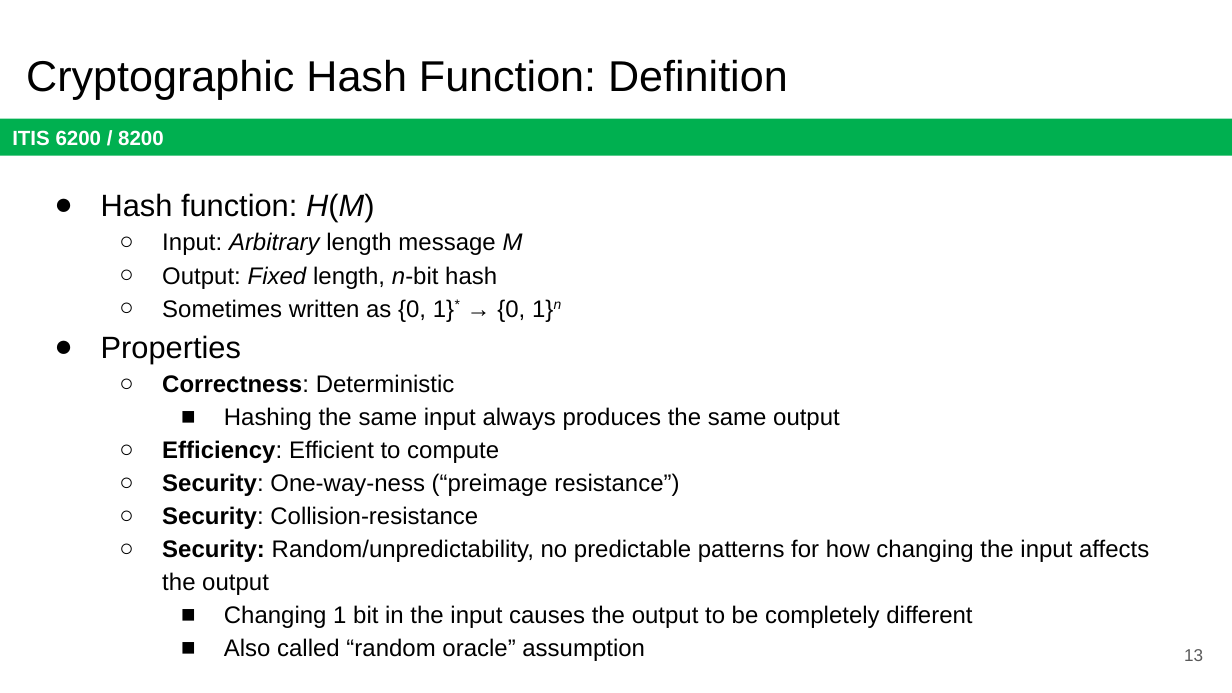
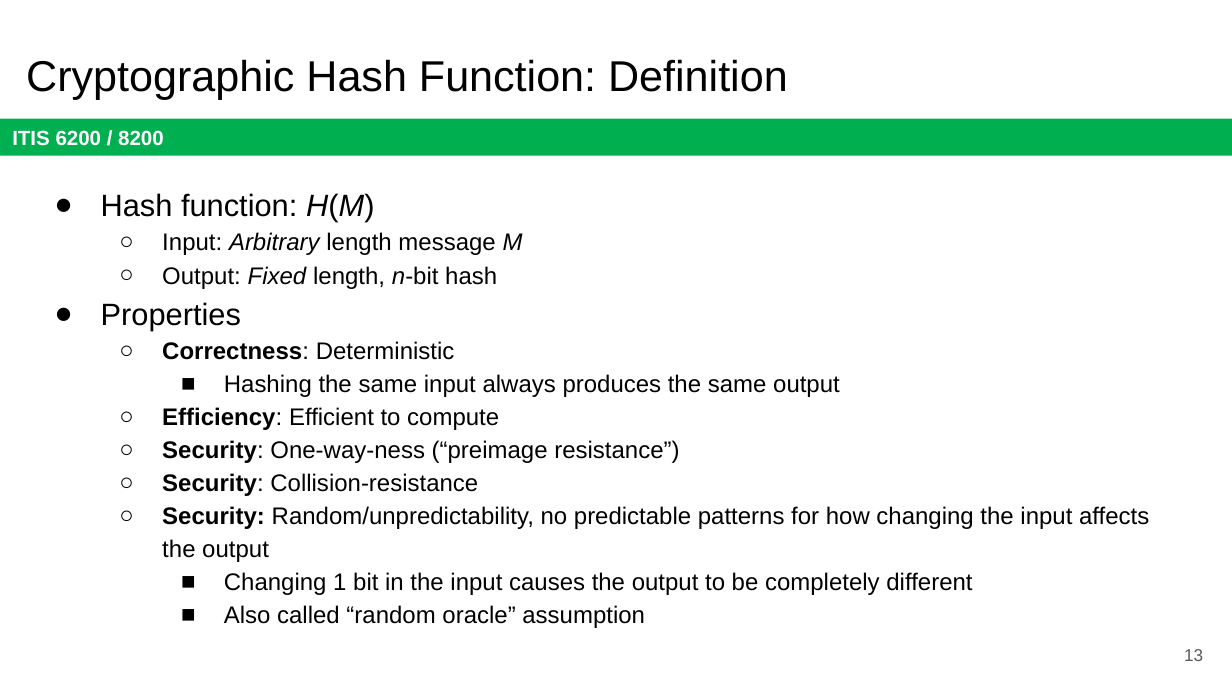
Before and after one commit to jx5c/github.io, a slide deck: slide 13 of teaching/ITIS6200/2023fa/lectures/lec04.pptx. Drawn at 1232x693 pixels with LibreOffice and Linux fonts; fonts in the diff are those of the drawing. Boxes give left, top, right and bottom in pixels: in the first picture for what was removed or moved away, otherwise in the second. Text is boxed around its words. In the diff, an @@ line names an element or a change of style, - is before the commit and + after.

```diff
--- a/teaching/ITIS6200/2023fa/lectures/lec04.pptx
+++ b/teaching/ITIS6200/2023fa/lectures/lec04.pptx
@@ text at (162, 299, 562, 322): paragraph removed @@
-  ○ Sometimes written as {0, 1}* → {0, 1}n
```
Also in this commit, not shown: 2 other slides changed.
